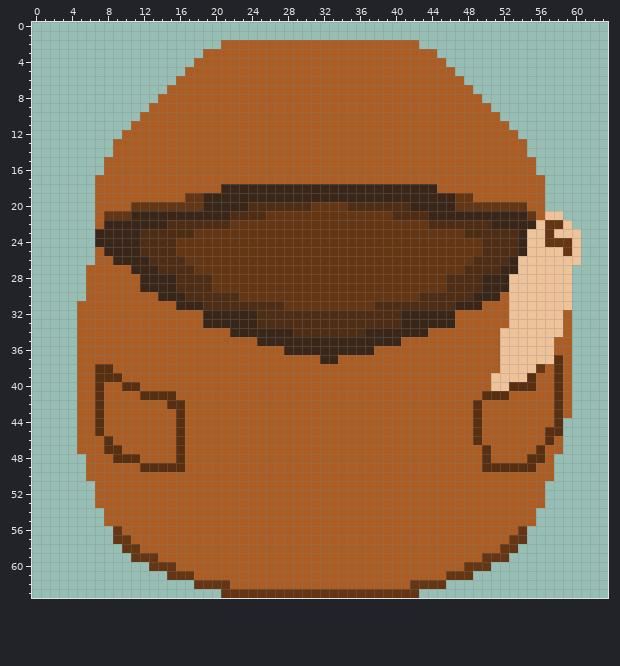
File history of a pixel-art file, Assets/DawnyArt/bag.aseprite. That is the earlier state.
64x64 pixels, 1 frame.
Once edited:
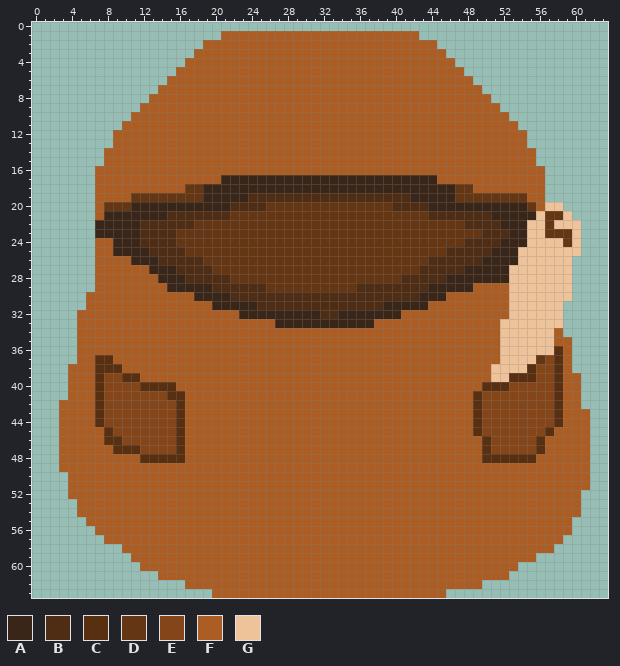
Palette (. is transparent): A #392618  B #4f2d15  C #582f11  D #653614  E #844619  F #ab5d24  G #eec39a
What changed:
Changed rows in their new state; - is an unchanged pixel.
first column x 3:
 1 ------------------FFFFFFFFFFFFFFFFFFFFFF-------------------
 2 ----------------FF----------------------FF-----------------
 3 ---------------F--------------------------F----------------
 4 --------------F----------------------------F---------------
 5 -------------F------------------------------F--------------
 6 ------------F--------------------------------F-------------
 7 -----------F----------------------------------F------------
 8 ----------F------------------------------------F-----------
 9 ---------F--------------------------------------F----------
10 --------F----------------------------------------F---------
11 -------F------------------------------------------F--------
12 ------F--------------------------------------------F-------
14 -----F----------------------------------------------F------
16 ----F------------------------------------------------F-----
17 ------------------AAAAAAAAAAAAAAAAAAAAAAAA-----------------
18 --------------DDAA------------------------AADD-------------
19 --------DDDDDD-------BBBBBBBBBBBBBBBBBB-------DDDDDD-------
20 -----DDDAAAAAAAA---BB--DDDDD----DDDDD--BB---AAAAAAAAD-GG---
21 -----AAA----BBBBBBBDDDD--------------DDDDBBBBBBB----AGDDG--
22 ----A----BBB---DDDD----------------------DDDD---B---G--G-G-
23 -------------DD------------------------------DD---A----DD--
24 ----FF---------------------------------------BB--AA---GG---
25 -----F---A---B-----------------------------BBBB-AAAG----G--
26 ------FF--A---BB-------------------------BBBBB-AAA-------.-
27 ---.----FF-AA--BB-----------------------BBBBBAAAA-G--------
28 ---.-----FF--A---BB-------------------BBBBBAAAA------------
29 ---.-----FFF-AAAABBBBBB----------BBBBBBBBAAAAAFFFF---------
30 -----------FFFFAAAA-BBBBBBBBBBBBBBBBBBBBAAAFFFFFF----------
31 --.----------FFFFAAAAA---BBBBBBBBBB-AAAAAFFFFFF---------.--
32 ----------------FFFF--AAAAAAA--AAAAAAAFFFFFF------------.--
33 ----------------FFFFFFFFAAAAAAAAAAAFFFFFFFFF-----G------.--
34 -------------------FFFFFFFFFFFFFFFFFFFFFF--------------F.--
35 ----------------------FFFFFFFFFFFFFFFF---------------------
36 -------------------------FFFFFFFFFF--------------------C---
37 ----CC-----------------------FF----------------------DE----
38 -F----C-----------------------------------------G---CEE----
39 -F---EECC-----------------------------------------CC-EE--F-
40 -F---EEEECCCC----------------------------------CCCEEEEE--F-
41 -F---EEEEEEE-C--------------------------------CEEEEEEEE--F-
42 FF---EEEEEEEE----------------------------------EEEEEEEE--F-
43 FF---EEEEEEEE----------------------------------EEEEEEEE--FF
44 FF---EEEEEEEE----------------------------------EEEEEEEE-FFF
45 FF--FCEEEEEEE----------------------------------EEEEEEE-FFFF
46 FF----CEEEEEE---------------------------------FCEEEEECF-FFF
47 FF---F-CCEEEE-----------------------------------EEEEE---FFF
48 FFF---FFFCCCC-----------------------------------CCCC-F-FFFF
49 FFF------FFFFF---------------------------------FFFFFF--FFFF
50 -FF----------------------------------------------------FFFF
51 -FFF--------------------------------------------------FFFFF
52 -FFF--------------------------------------------------FFFF-
53 --FF--------------------------------------------------FFFF-
54 --FFF------------------------------------------------FFFFF-
55 ---FF------------------------------------------------FFFF--
56 ----FFF--------------------------------------------FFFFFF--
57 -----FFF------------------------------------------FFFFFF---
58 -------FF----------------------------------------FFFFFF----
59 --------FFF------------------------------------FFFFFF------
60 ---------FFFF--------------------------------FFFFFF--------
61 -----------FFFF----------------------------FFFFFFF---------
62 --------------FFFFF--------------------FFFFFFFF------------
63 -----------------FFFFFFFFFFFFFFFFFFFFFFFFFF----------------
Where, in picture pixels (left, top, right, bottom), the same in both pictures:
changed: (59, 31, 590, 598)
